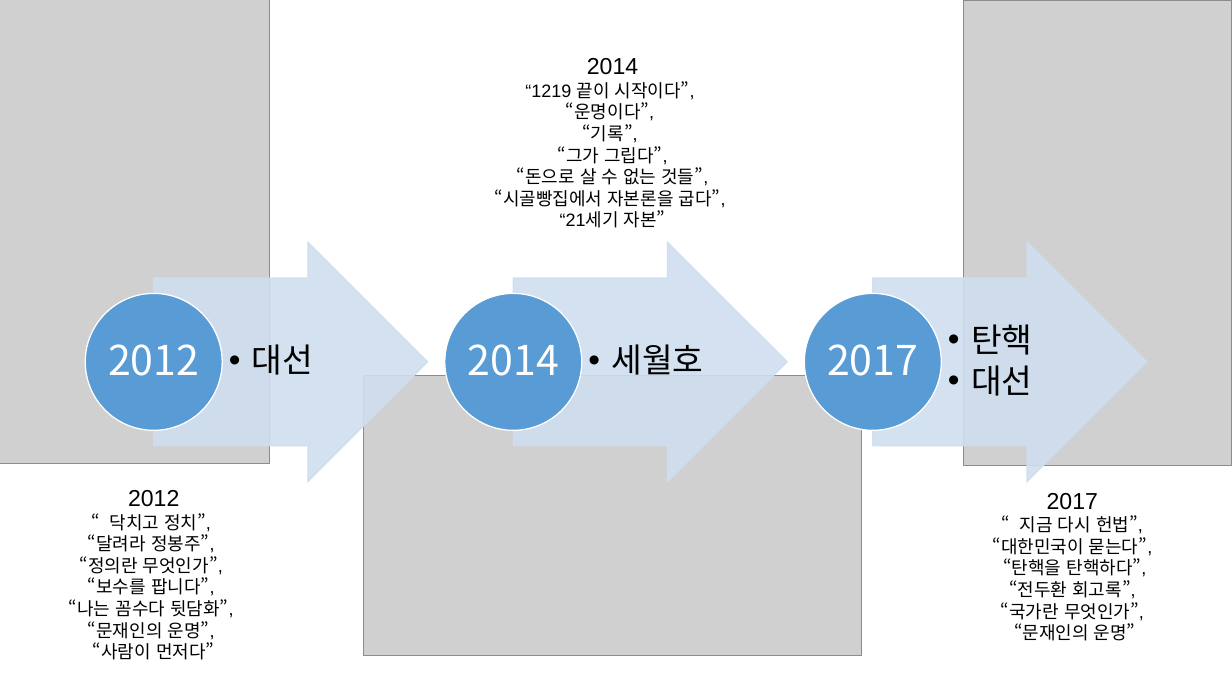
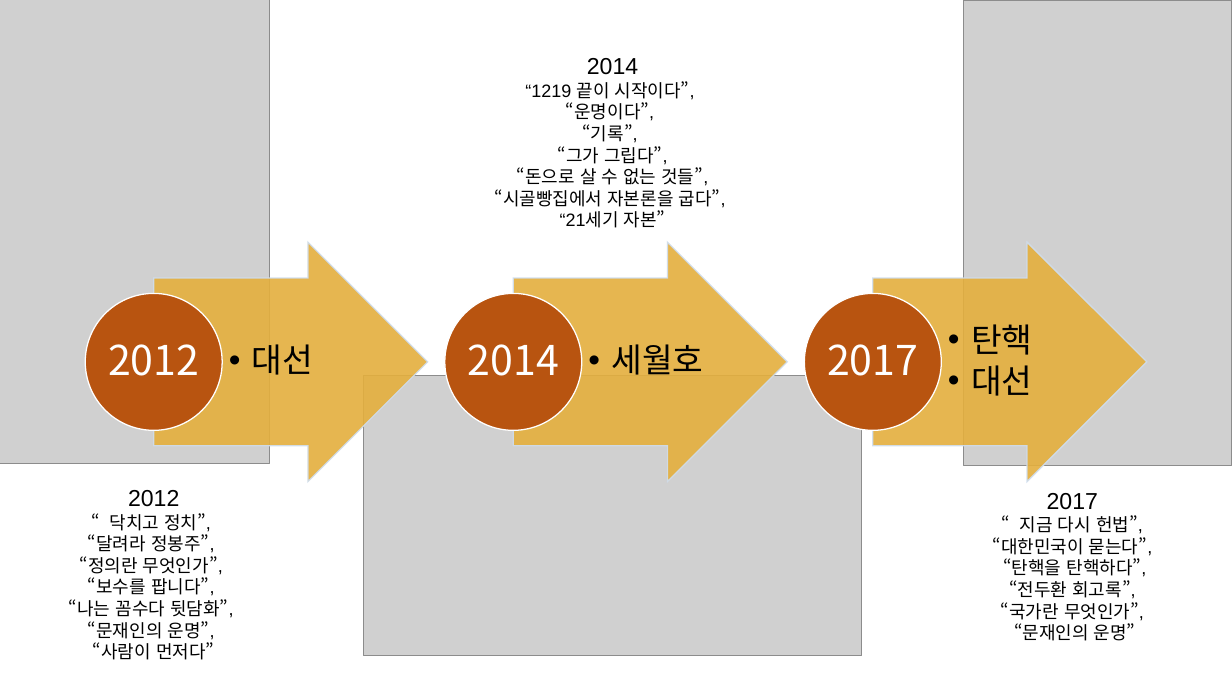
Before and after one commit to twg12/Bestseller-Analysis, a slide deck: slide 8 of 베스트셀러로 보는 우리 사회.pptx. Drawn at 1232x693 pixels with LibreOffice and Linux fonts; fonts in the diff are those of the drawing; grey boxes stand for pictures. Boxes give left, top, right and bottom in pixels: in the first picture for what was removed or moved away, otherwise in the second. Text is boxed around its words. In the diff, an @@ line names an element or a change of style, - is before the commit and + after.

Commit message:
changed ppt colour

```diff
--- a/베스트셀러로 보는 우리 사회.pptx
+++ b/베스트셀러로 보는 우리 사회.pptx
@@ fill #CFDEEF at 90% opacity to #E4AF3D at 90% opacity in 3 elements at bbox=[153, 242, 427, 482], bbox=[513, 242, 787, 482], bbox=[873, 242, 1147, 482] @@
@@ fill #599BD5 to #B85410 in 3 elements at bbox=[85, 294, 222, 431], bbox=[445, 294, 581, 431], bbox=[804, 294, 941, 431] @@
```
